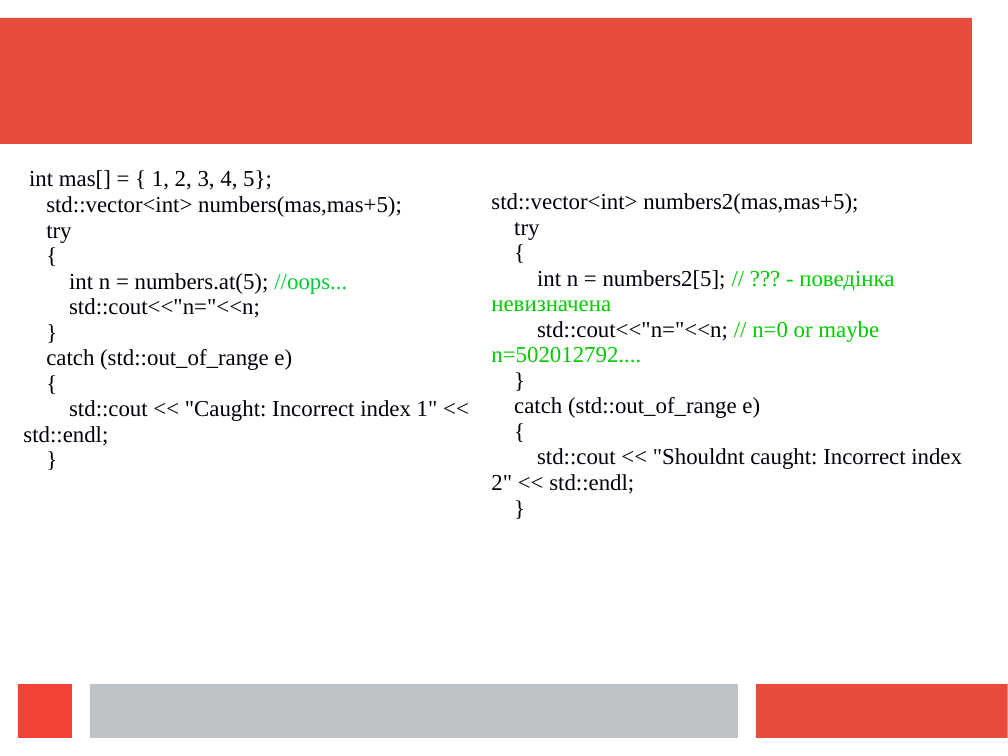
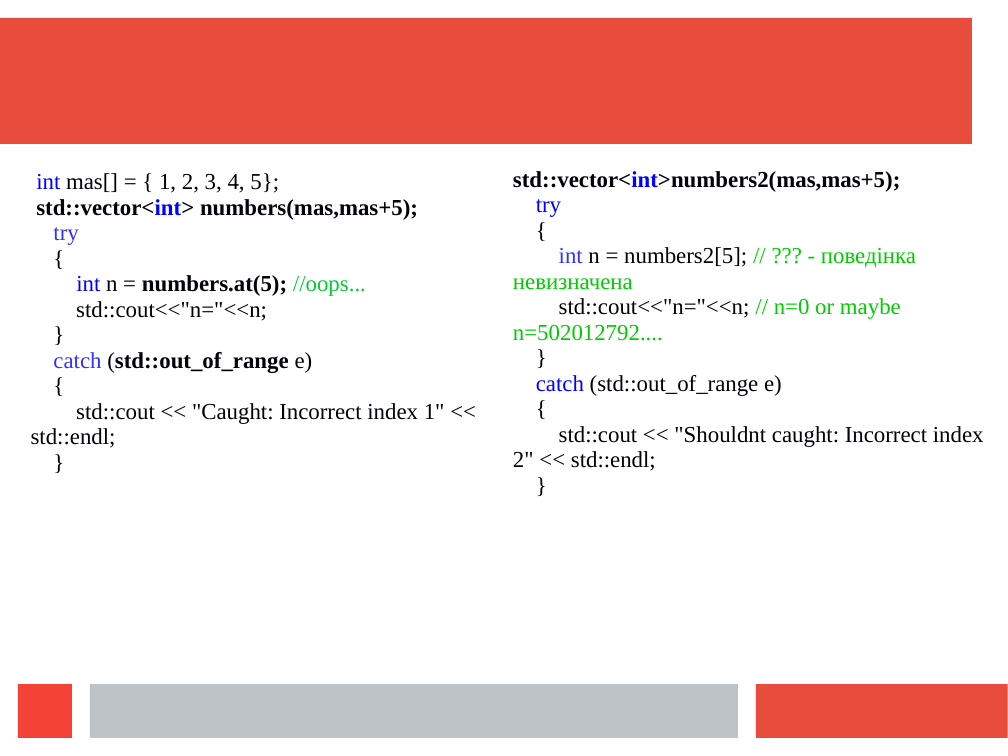
Before and after one commit to mecchmatProjects/CppCourse, a slide deck: slide 29 of Lect12/CppUkrTutor12_1.ppt. Drawn at 1008x756 pixels with LibreOffice and Linux fonts; fonts in the diff are those of the drawing. Boxes give left, top, right and bottom in pixels: in the first picture for what was removed or moved away, otherwise in the second. Text is boxed around its words. In the diff, an @@ line names an element or a change of style, - is before the commit and + after.

```diff
--- a/Lect12/CppUkrTutor12_1.ppt
+++ b/Lect12/CppUkrTutor12_1.ppt
@@ text "int mas[] = { 1, ...": place and size @@
-text "int mas[] = { 1, ..." at [23, 170, 438, 446]
+text "int mas[] = { 1, ..." at [31, 173, 445, 448]
@@ text at [36, 173, 418, 373]: text colour #00000A to #0000FF in "int", "std::vector<int>", "int"; bold on in "std::vector<int> numbers(mas,mas+5);", "numbers.at(5);", "(std::out_of_range"; text colour #00000A to #3333FF in "try", "catch" @@
@@ text "std::vector<int>numbers2(mas,mas+5);": place and size @@
-text "std::vector<int>numbers2(mas,mas+5);" at [491, 193, 962, 494]
+text "std::vector<int>numbers2(mas,mas+5);" at [513, 171, 984, 471]
@@ text at [513, 171, 900, 192]: text changed; bold on @@
-std::vector<int> numbers2(mas,mas+5);
+std::vector<int>numbers2(mas,mas+5);
@@ text at [513, 199, 916, 396]: text colour #00000A to #0000FF in "try", "catch"; text colour #00000A to #3333FF in "int" @@
```
Also in this commit, not shown: 21 other slides changed, 6 other files.
